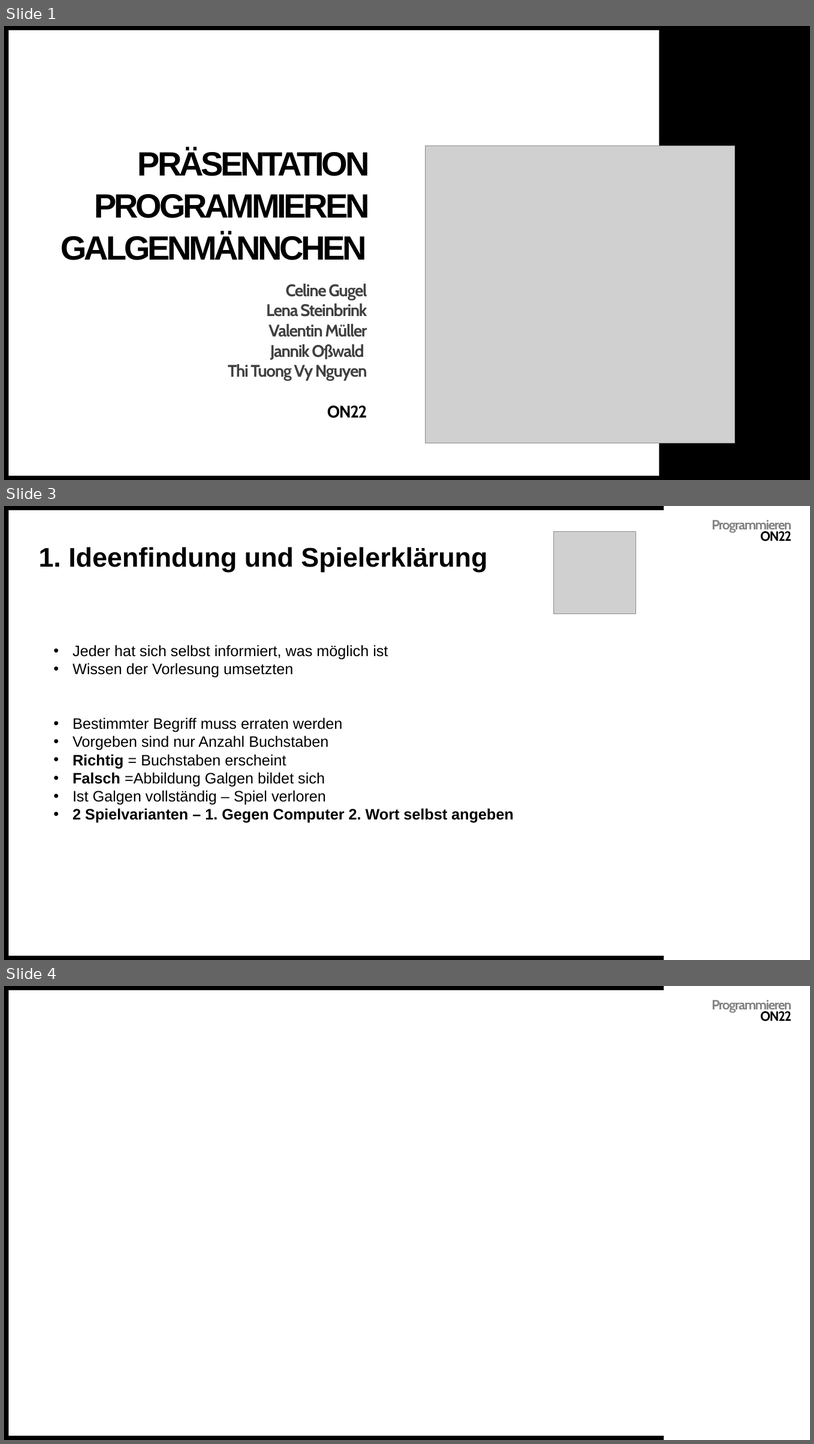
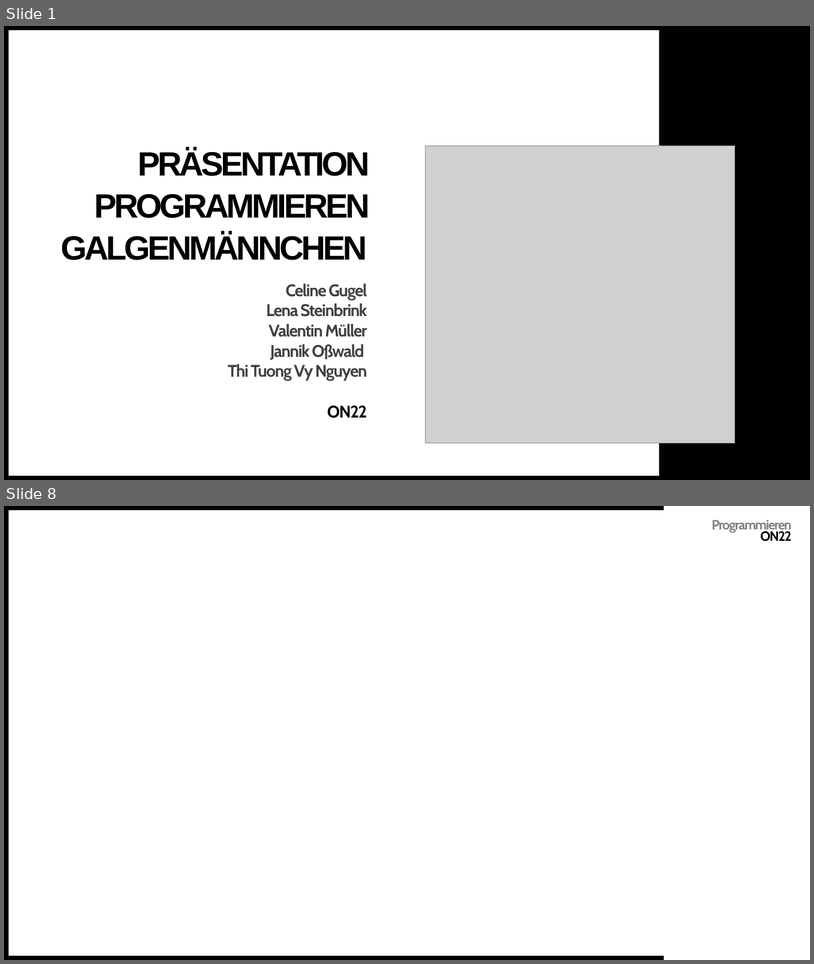
Before and after one commit to muellerValentin/programmierenON22, a slide deck: Präsentation Programmieren Galgenmännchen.pptx. Shown one above the other, each under a label of ours: slides 1, 3 and 4 before the commit, slides 1 and 8 after it; the slides between them are not shown. The pictures are 814x1444 and 814x964 pixels, drawn with LibreOffice and Linux fonts; fonts in the diff are those of the drawing; grey boxes stand for pictures. Boxes give left, top, right and bottom in pixels: in the first picture for what was removed or moved away, otherwise in the second. Text is boxed around its words. In the diff, an @@ line names an element or a change of style, - is before the commit and + after.

```diff
--- a/Präsentation Programmieren Galgenmännchen.pptx
+++ b/Präsentation Programmieren Galgenmännchen.pptx
@@ slide 3 removed at (x1=4, y1=506, x2=810, y2=960), background #FFFFFF; not listed: 3 template elements that a slide beside it also shows @@
@@ text removed at (x1=712, y1=520, x2=792, y2=541) @@
-Programmieren ON22
@@ picture removed at (x1=555, y1=531, x2=637, y2=613) @@
@@ text removed at (x1=39, y1=547, x2=488, y2=572) @@
-1. Ideenfindung und Spielerklärung
@@ text removed at (x1=72, y1=645, x2=514, y2=823) @@
-• Jeder hat sich selbst informiert, was möglich ist
-• Wissen der Vorlesung umsetzten
-• Bestimmter Begriff muss erraten werden
-• Vorgeben sind nur Anzahl Buchstaben
-• Richtig = Buchstaben erscheint
-• Falsch =Abbildung Galgen bildet sich
-• Ist Galgen vollständig – Spiel verloren
-• 2 Spielvarianten – 1. Gegen Computer 2. Wort selbst angeben
@@ what was slide 4 is now slide 8 @@
```
Also in this commit, not shown: 1 slide changed, 5 slides added, 1 other file.
